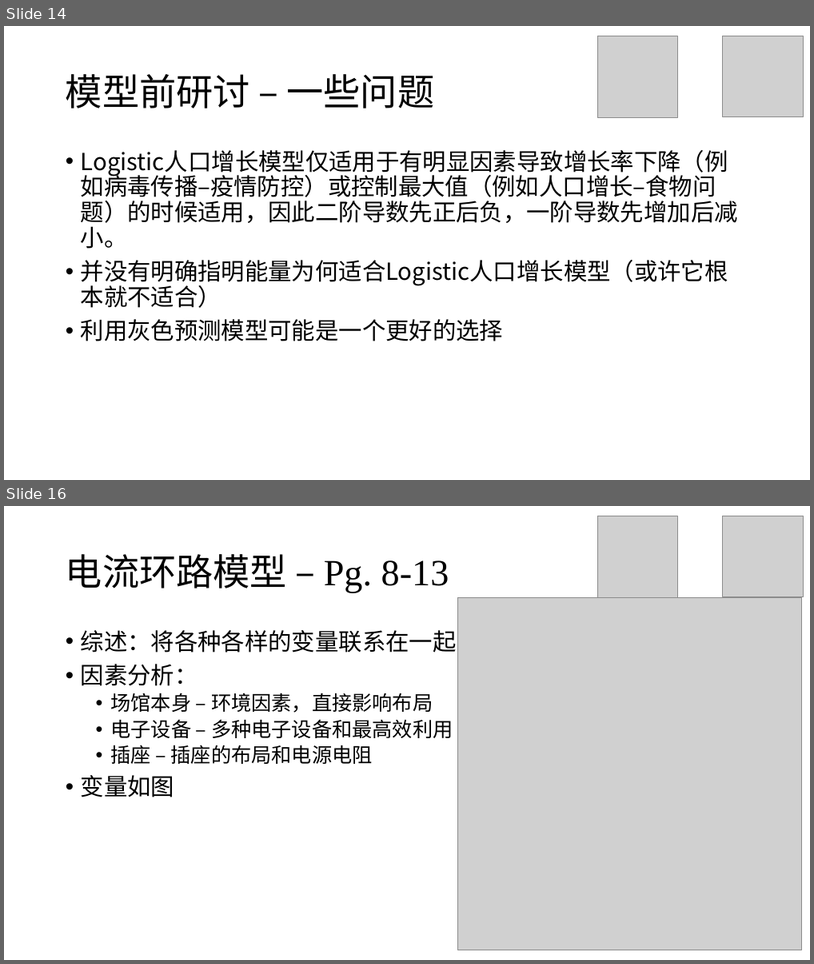
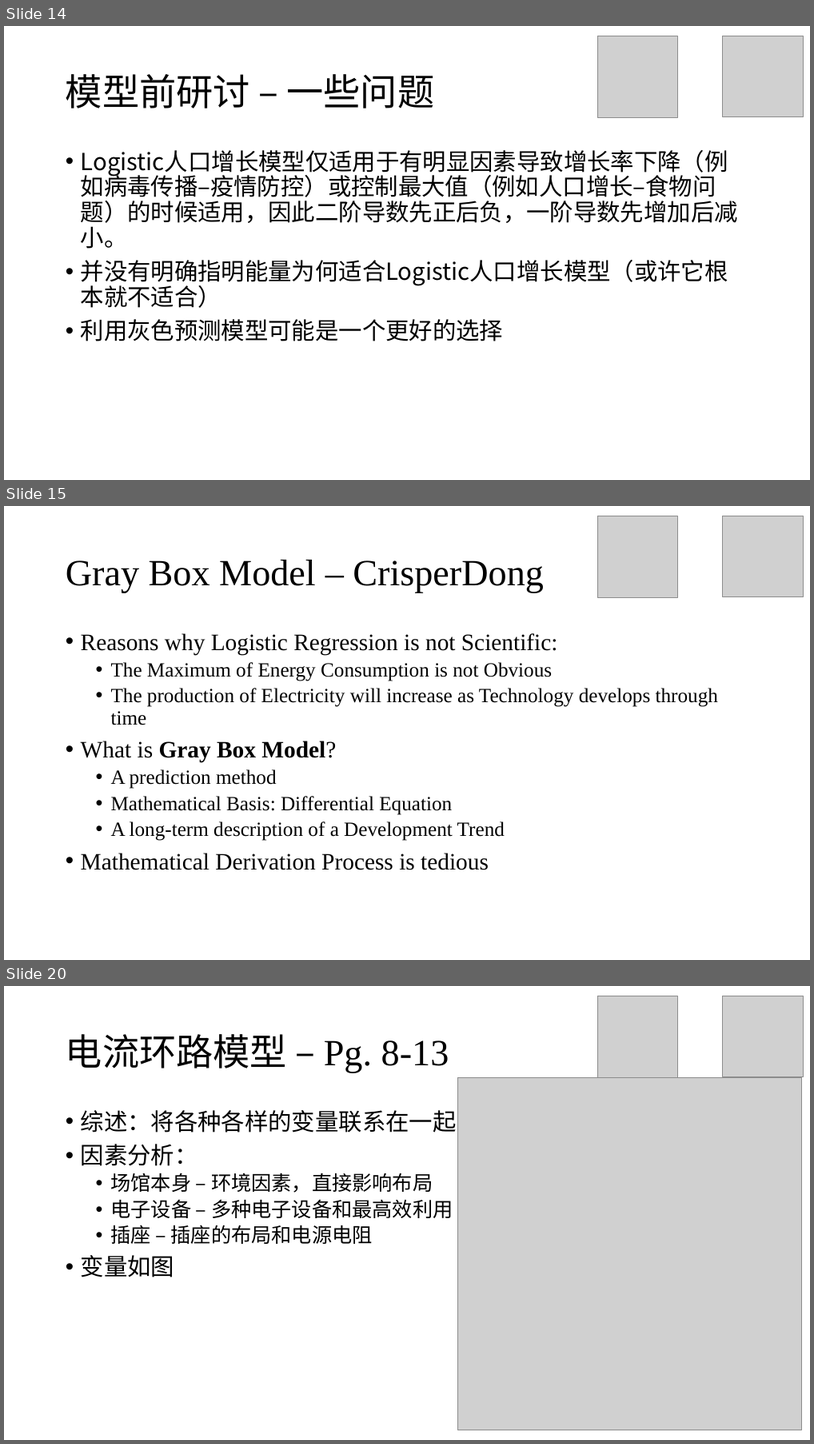
Before and after one commit to stOOrz-Science-Mind/2019_HiMCM_A_10006, a slide deck: 10005.pptx. Shown one above the other, each under a label of ours: slides 14 and 16 before the commit, slides 14, 15 and 20 after it; the slides between them are not shown. The pictures are 814x964 and 814x1444 pixels, drawn with LibreOffice and Linux fonts; fonts in the diff are those of the drawing; grey boxes stand for pictures. Boxes give left, top, right and bottom in pixels: in the first picture for what was removed or moved away, otherwise in the second. Text is boxed around its words. In the diff, an @@ line names an element or a change of style, - is before the commit and + after.

Commit message:
add grey prediction

```diff
--- a/10005.pptx
+++ b/10005.pptx
@@ slide 15 added at box(4, 506, 810, 960), background #FFFFFF @@
@@ picture added at box(598, 516, 678, 597) @@
@@ picture added at box(723, 516, 804, 596) @@
@@ title added at box(66, 560, 544, 593), 44 pt, text #000000 @@
+Gray Box Model – CrisperDong
@@ text added at box(81, 633, 718, 870), 24 pt, text #000000 @@
+• Reasons why Logistic Regression is not Scientific:
+  • The Maximum of Energy Consumption is not Obvious
+  • The production of Electricity will increase as Technology develops through time
+• What is Gray Box Model?
+  • A prediction method
+  • Mathematical Basis: Differential Equation
+  • A long-term description of a Development Trend
+• Mathematical Derivation Process is tedious
@@ what was slide 16 is now slide 20 @@
```
Also in this commit, not shown: 4 other slides added, 1 slide removed, 1 other file.
